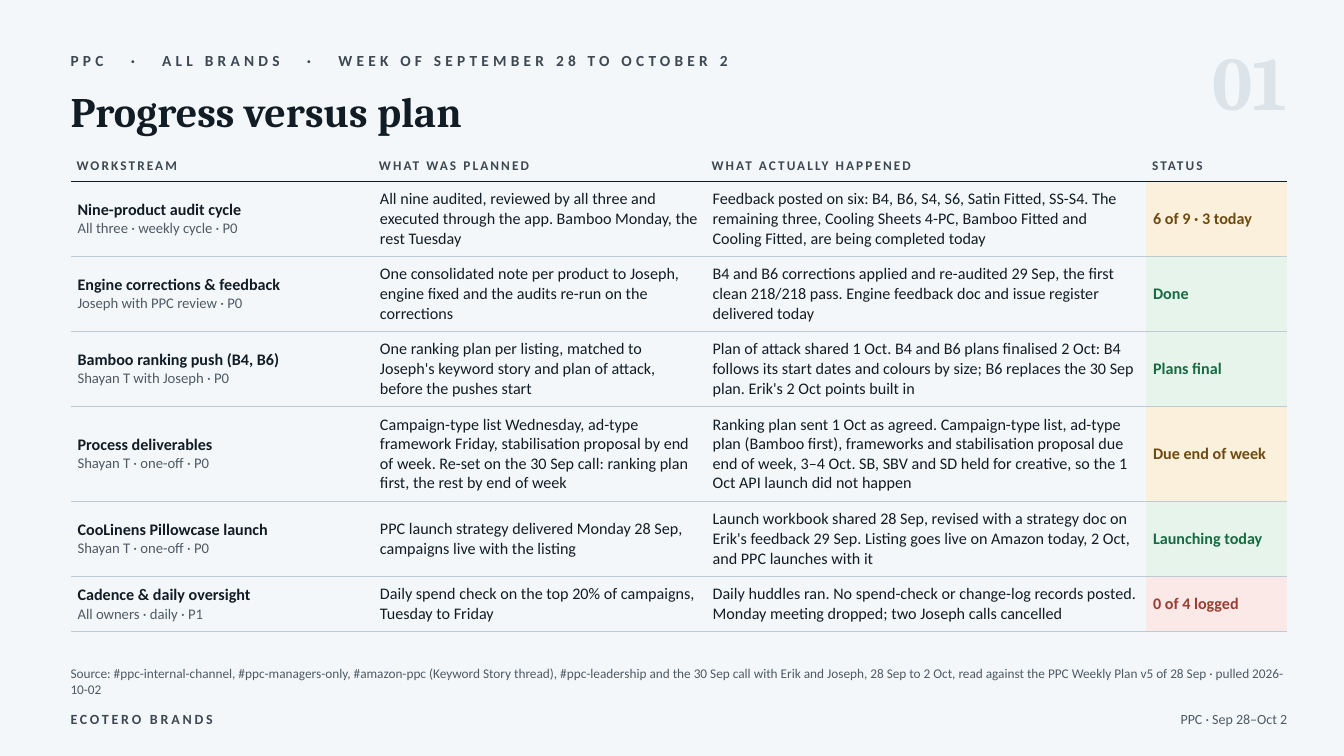
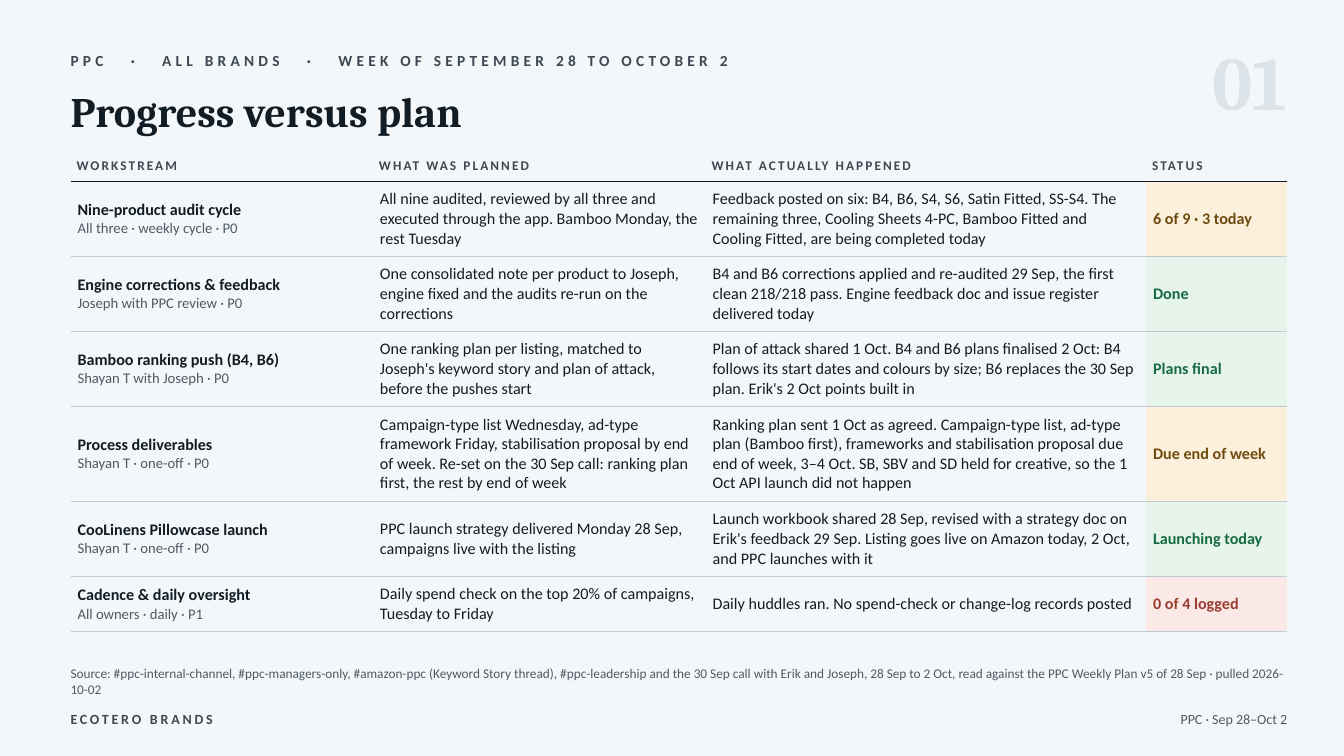
Before and after one commit to zarlish-web/PPC-Audit-, a slide deck: slide 2 of deliverables/PPC_Weekly_Review_Sep28-Oct2.pptx. Drawn at 1344x756 pixels with LibreOffice and Linux fonts; fonts in the diff are those of the drawing. Boxes give left, top, right and bottom in pixels: in the first picture for what was removed or moved away, otherwise in the second. Text is boxed around its words. In the diff, an @@ line names an element or a change of style, - is before the commit and + after.

```diff
--- a/deliverables/PPC_Weekly_Review_Sep28-Oct2.pptx
+++ b/deliverables/PPC_Weekly_Review_Sep28-Oct2.pptx
@@ table at [71,156,1288,626] @@
-row 7, column 3: Daily huddles ran. No spend-check or change-log records posted. Monday meeting dropped; two Joseph calls cancelled
+row 7, column 3: Daily huddles ran. No spend-check or change-log records posted
```
Also in this commit, not shown: 1 other slide changed.
